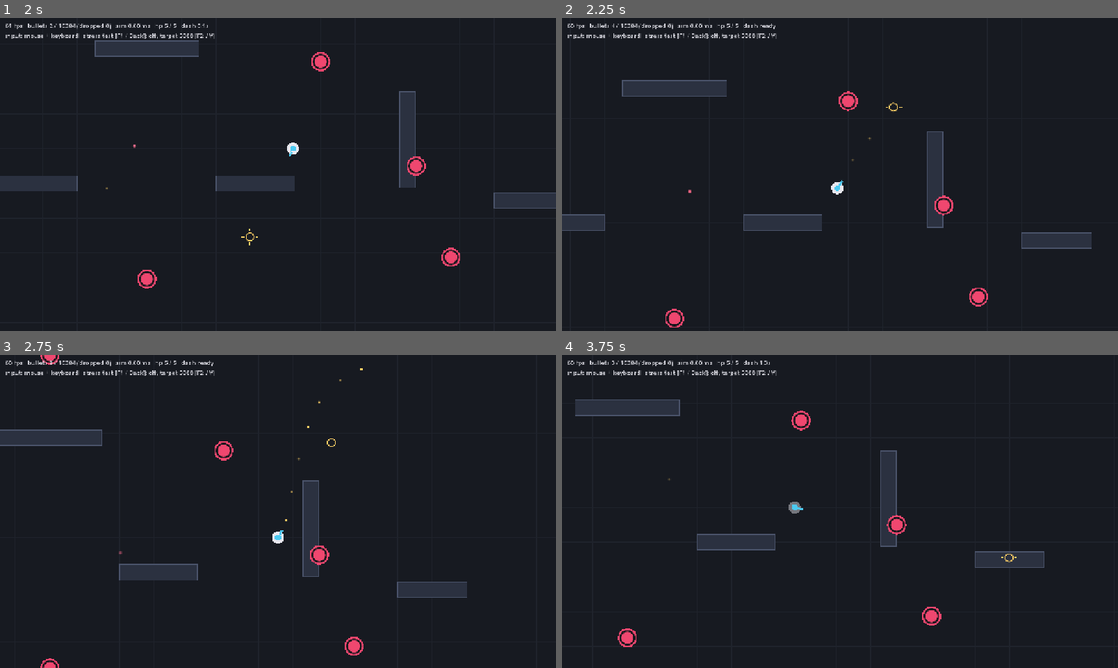
Above: before the commit, frames 1-4 (two rows, left to right).
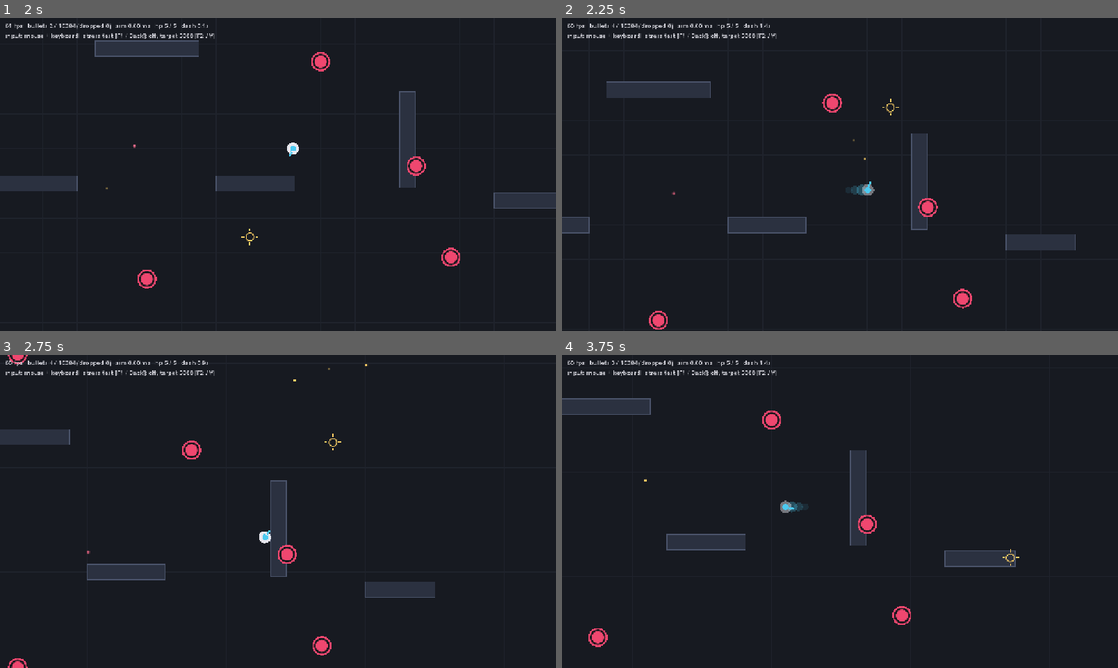
Above: after the commit, the same moments.

Repository: Karyu42/scriptshot
Game: Godot game, scene res://scenes/main.tscn
Two runs of this game, one before a commit and one after it. Both use one fixed random seed, a clock stepped at 60 frames per second and the inputs below.
Inputs (mouse positions are in pixels of both pictures, inside the frame that each line leads up to):
- Up to frame 1 (2 s): tap Enter at 0.5 s; move the mouse to (400, 158) at 0.52 s; press the mouse at (400, 158) at 0.53 s; hold D (move_right) 0.53-1.25 s; tap Space (dash) at 0.6 s; release the mouse at (400, 158) at 1.25 s; drag from (166, 190) to (250, 237) at 1.27 s
- Up to frame 2 (2.25 s): move the mouse to (895, 105) at 2.02 s; press the mouse at (895, 105) at 2.03 s; hold D (move_right) from 2.03 s (still down); tap Space (dash) at 2.1 s
- Up to frame 3 (2.75 s): keep holding D (move_right)
- Up to frame 4 (3.75 s): release D (move_right) at 2.75 s; release the mouse at (895, 442) at 2.75 s; drag from (812, 574) to (673, 464) at 2.77 s; move the mouse to (1006, 558) at 3.52 s; hold A (move_left) from 3.53 s (still down); hold Shift from 3.53 s (still down)

Frame 1 is identical in both runs. In frame 2, 4.7% of the frame differs, in the area x 0-96%, y 1-100%; in frame 3, 4.6%; in frame 4, 4.7%, in the area x 0-87%, y 1-94%.

Commit message:
feat(player): dash input buffer (0.1 s, dash_buffer_time) that never touches the weapon

Diff:
--- a/src/player/dash_state.gd
+++ b/src/player/dash_state.gd
@@ -46,15 +46,19 @@
 	return true
 
 
-## Advances by `delta` and returns the velocity to move with this tick: the
-## exact average velocity over the tick, so the displacement matches the curve
-## whatever the tick length. Returns Vector2.ZERO when no dash is active.
-func step(delta: float) -> Vector2:
+## Counts the cooldown down by `delta`.
+func tick_cooldown(delta: float) -> void:
+	if is_finite(delta) and delta > 0.0:
+		cooldown_left = maxf(cooldown_left - delta, 0.0)
+
+
+## Advances the burst by `delta` and returns the velocity to move with this tick:
+## the exact average velocity over the tick, so the displacement matches the
+## curve whatever the tick length. Returns Vector2.ZERO when no dash is active.
+## Does not touch the cooldown (see tick_cooldown()).
+func advance(delta: float) -> Vector2:
 	just_finished = false
-	if not is_finite(delta) or delta <= 0.0:
-		return Vector2.ZERO
-	cooldown_left = maxf(cooldown_left - delta, 0.0)
-	if not active:
+	if not active or not is_finite(delta) or delta <= 0.0:
 		return Vector2.ZERO
 	var t0 := elapsed
 	elapsed += delta
@@ -68,6 +72,13 @@
 	return direction * (moved / delta)
 
 
+## tick_cooldown() + advance(): one call per physics tick when nothing needs to
+## happen in between.
+func step(delta: float) -> Vector2:
+	tick_cooldown(delta)
+	return advance(delta)
+
+
 ## 0..1 progress of the burst, 1 when not dashing.
 func progress() -> float:
 	return clampf(elapsed / duration, 0.0, 1.0) if active else 1.0
--- a/src/player/player.gd
+++ b/src/player/player.gd
@@ -30,6 +30,9 @@
 @export var dash_invulnerability := 0.2
 ## Seconds from the start of a dash until the next one may start.
 @export var dash_cooldown := 1.5
+## Input buffer: a dash pressed while dashing or on cooldown is remembered for this
+## many seconds and fires the moment it becomes available. 0 = no buffering.
+@export var dash_buffer_time := 0.1
 
 @export_group("Aiming")
 @export var muzzle_offset := 20.0
@@ -53,6 +56,9 @@
 var _trigger := TriggerState.new()
 var _dead := false
 var _dash := DashState.new()
+## A dash press waiting for the dash to become available, and how long it keeps.
+var _dash_wanted := false
+var _dash_buffer_left := 0.0
 var _cooldown := FireCooldown.new()
 var _time := 0.0
 var _shot_index := 0
@@ -79,12 +85,16 @@
 	_time += delta
 	_prev_position = global_position
 	var move_input := Input.get_vector("move_left", "move_right", "move_up", "move_down")
+	# Cooldown first, so a dash that becomes available this tick can start now.
+	_dash.tick_cooldown(delta)
 	if Input.is_action_just_pressed("dash"):
-		try_dash(move_input)
+		request_dash()
+	if _dash_wanted:
+		_update_dash_buffer(move_input, delta)
 	if _dash.active:
-		velocity = _dash.step(delta)
+		velocity = _dash.advance(delta)
 	else:
-		_dash.step(delta)
+		_dash.advance(delta)
 		velocity = MovementMath.step_velocity(
 			velocity, move_input, max_speed, acceleration, friction, reverse_boost, delta
 		)
@@ -157,6 +167,30 @@
 	return true
 
 
+## A dash press: tried this tick, and if the dash is not available (cooling down
+## or mid-dash) remembered for `dash_buffer_time` seconds so it fires the moment
+## it becomes available. The input handler calls this on every `dash` press.
+func request_dash() -> void:
+	_dash_wanted = true
+	_dash_buffer_left = maxf(dash_buffer_time, 0.0)
+
+
+## Fires a pending dash press as soon as the dash is available, using the move
+## direction of that moment; forgets it once the buffer window has passed.
+func _update_dash_buffer(move_input: Vector2, delta: float) -> void:
+	if try_dash(move_input):
+		_dash_wanted = false
+		return
+	_dash_buffer_left -= delta
+	if _dash_buffer_left < 0.0:
+		_dash_wanted = false
+
+
+## True while a dash press is waiting in the input buffer.
+func has_buffered_dash() -> bool:
+	return _dash_wanted
+
+
 func is_dashing() -> bool:
 	return _dash.active
 
@@ -189,6 +223,7 @@
 	teleport(at)
 	velocity = Vector2.ZERO
 	_dash.reset()
+	_dash_wanted = false
 	health.reset()
 	_hurtbox.active = true
 	show()
--- /dev/null
+++ b/tests/unit/test_dash_buffer.gd
@@ -0,0 +1,231 @@
+extends GutTest
+## Dash input buffering (~100 ms, configurable), and the dash never touching the
+## weapon: a charging weapon keeps its trigger state and charge through a dash.
+
+const DT := 1.0 / 60.0
+
+var player: Player
+
+
+func before_each() -> void:
+	player = (load("res://scenes/player.tscn") as PackedScene).instantiate() as Player
+	add_child_autofree(player)
+	player.set_physics_process(false)
+	player.dash_cooldown = 0.5
+
+
+func after_each() -> void:
+	Input.action_release("fire")
+	Input.action_release("dash")
+
+
+## Runs `ticks` physics ticks by hand (logic only; movement is irrelevant here).
+func _tick(ticks: int) -> void:
+	for i in ticks:
+		player._physics_process(DT)
+
+
+func _start_first_dash() -> void:
+	assert_true(player.try_dash(Vector2.RIGHT))
+
+
+func test_default_buffer_is_about_a_tenth_of_a_second() -> void:
+	assert_almost_eq(player.dash_buffer_time, 0.1, 0.0001)
+
+
+func test_a_press_in_the_last_100ms_of_the_cooldown_fires_when_it_ends() -> void:
+	_start_first_dash()
+	_tick(26)
+	assert_between(player.get_dash_cooldown_left(), 0.05, 0.09, "0.5 s cooldown, 0.43 s in")
+	player.request_dash()
+	assert_true(player.has_buffered_dash())
+	assert_false(player.is_dashing())
+	_tick(6)
+	assert_true(player.is_dashing(), "fired as soon as the cooldown ended")
+	assert_false(player.has_buffered_dash())
+
+
+func test_the_dash_starts_within_one_tick_of_becoming_available() -> void:
+	_start_first_dash()
+	_tick(26)
+	player.request_dash()
+	var left := player.get_dash_cooldown_left()
+	var ticks := 0
+	while not player.is_dashing() and ticks < 20:
+		_tick(1)
+		ticks += 1
+	assert_lte(ticks, ceili(left / DT) + 1, "within a tick of the cooldown ending")
+	assert_gte(ticks, floori(left / DT))
+
+
+func test_a_press_earlier_than_the_window_is_forgotten() -> void:
+	_start_first_dash()
+	_tick(6)
+	player.request_dash()
+	_tick(12)
+	assert_false(player.has_buffered_dash(), "window of 0.1 s is over")
+	_tick(30)
+	assert_false(player.is_dashing(), "the old press must not fire a dash later")
+
+
+func test_a_press_during_the_burst_fires_when_the_cooldown_allows() -> void:
+	player.dash_cooldown = 0.1
+	player.dash_buffer_time = 0.15
+	_start_first_dash()
+	_tick(3)
+	assert_true(player.is_dashing())
+	player.request_dash()
+	_tick(10)
+	assert_true(player.is_dashing(), "second dash started right after the first one's cooldown")
+	assert_false(player.has_buffered_dash())
+
+
+func test_a_press_while_ready_dashes_immediately_and_buffers_nothing() -> void:
+	player.request_dash()
+	_tick(1)
+	assert_true(player.is_dashing())
+	assert_false(player.has_buffered_dash())
+
+
+func test_the_buffered_dash_uses_the_direction_at_the_moment_it_fires() -> void:
+	_start_first_dash()
+	_tick(26)
+	player.request_dash()
+	Input.action_press("move_up")
+	_tick(8)
+	Input.action_release("move_up")
+	assert_true(player.is_dashing())
+	assert_eq(player.get_dash_direction(), Vector2.UP)
+
+
+func test_buffer_time_is_configurable_and_zero_disables_it() -> void:
+	player.dash_buffer_time = 0.0
+	_start_first_dash()
+	_tick(26)
+	player.request_dash()
+	_tick(1)
+	assert_false(player.has_buffered_dash(), "no buffering")
+	_tick(5)
+	assert_false(player.is_dashing(), "the early press was dropped")
+	_tick(5)
+	player.dash_buffer_time = 0.5
+	_start_first_dash()
+	_tick(20)
+	assert_false(player.is_dashing())
+	player.request_dash()
+	assert_true(player.has_buffered_dash())
+	_tick(12)
+	assert_true(player.is_dashing(), "a long window waits for the cooldown")
+
+
+func test_multiple_presses_make_a_single_dash() -> void:
+	_start_first_dash()
+	_tick(26)
+	player.request_dash()
+	player.request_dash()
+	player.request_dash()
+	_tick(10)
+	assert_true(player.is_dashing())
+	_tick(20)
+	assert_false(player.is_dashing(), "one press = one dash")
+	assert_false(player.has_buffered_dash())
+
+
+func test_respawn_drops_a_buffered_dash() -> void:
+	_start_first_dash()
+	player.request_dash()
+	player.respawn(Vector2.ZERO)
+	assert_false(player.has_buffered_dash())
+
+
+func test_a_real_input_press_is_buffered_too() -> void:
+	player.set_physics_process(true)
+	_start_first_dash()
+	await wait_physics_frames(24)
+	Input.action_press("dash")
+	await wait_physics_frames(1)
+	Input.action_release("dash")
+	assert_true(player.has_buffered_dash() or player.is_dashing())
+	await wait_physics_frames(14)
+	assert_true(player.is_dashing() or player.get_dash_cooldown_left() > 0.2, "it fired at the end of the cooldown")
+
+
+# --- the dash leaves the weapon alone ---------------------------------------------
+
+## Charge weapon: counts ticks while held; on release fires one bullet.
+class ChargeShot:
+	extends ShotPattern
+	var charge_ticks := 0
+	var held_seen: Array[float] = []
+	var released_with := -1.0
+	var updates := 0
+
+	func _init() -> void:
+		auto_fire = false
+
+	func update(context: ShotContext, _emitter: ShotEmitter, _delta: float) -> void:
+		updates += 1
+		if context.trigger_pressed:
+			charge_ticks += 1
+			held_seen.append(context.trigger_held_time)
+		if context.trigger_just_released:
+			released_with = context.trigger_held_time
+
+
+func _with_charge_weapon() -> ChargeShot:
+	var bullets := BulletManager.new()
+	bullets.render_enabled = false
+	add_child_autofree(bullets)
+	player.emitter = bullets.emitter
+	var weapon := ChargeShot.new()
+	player.weapon = weapon
+	player.set_physics_process(true)
+	return weapon
+
+
+func test_dashing_does_not_cancel_a_charging_weapon() -> void:
+	var weapon := _with_charge_weapon()
+	Input.action_press("fire")
+	await wait_physics_frames(10)
+	var charge_before := weapon.charge_ticks
+	assert_gt(charge_before, 5, "charging")
+	assert_true(player.try_dash(Vector2.RIGHT))
+	await wait_physics_frames(15)
+	assert_true(player.is_dashing() or player.get_dash_cooldown_left() > 0.0)
+	assert_gte(weapon.charge_ticks, charge_before + 14, "charge kept counting through the dash")
+	Input.action_release("fire")
+	await wait_physics_frames(2)
+	assert_gt(weapon.released_with, 25.0 * DT, "the release reports the whole hold, dash included")
+
+
+func test_trigger_held_time_is_monotonic_across_a_dash() -> void:
+	var weapon := _with_charge_weapon()
+	Input.action_press("fire")
+	await wait_physics_frames(6)
+	player.try_dash(Vector2.UP)
+	await wait_physics_frames(14)
+	Input.action_release("fire")
+	await wait_physics_frames(1)
+	for i in range(1, weapon.held_seen.size()):
+		assert_gt(weapon.held_seen[i], weapon.held_seen[i - 1], "held time never resets (tick %d)" % i)
+
+
+func test_a_buffered_dash_firing_mid_charge_does_not_release_the_weapon() -> void:
+	var weapon := _with_charge_weapon()
+	player.dash_cooldown = 0.2
+	Input.action_press("fire")
+	await wait_physics_frames(4)
+	player.try_dash(Vector2.LEFT)
+	player.request_dash()
+	await wait_physics_frames(24)
+	assert_true(player._trigger.pressed, "trigger still down")
+	assert_eq(weapon.released_with, -1.0, "never released")
+	assert_gt(weapon.charge_ticks, 20)
+	Input.action_release("fire")
+
+
+func test_dash_leaves_the_weapon_and_cooldown_objects_untouched() -> void:
+	var weapon := _with_charge_weapon()
+	player.try_dash(Vector2.RIGHT)
+	assert_eq(player.weapon, weapon)
+	assert_true(player.weapon.auto_fire == false)
Not shown, added: tests/unit/test_dash_buffer.gd.uid
